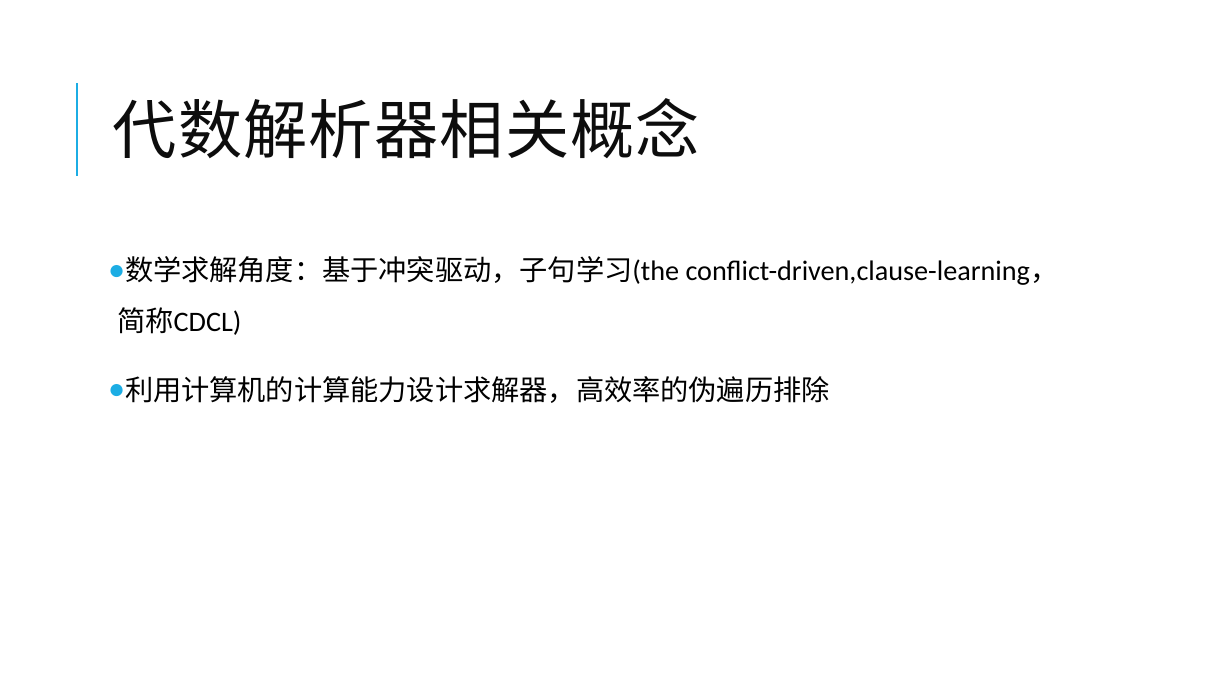
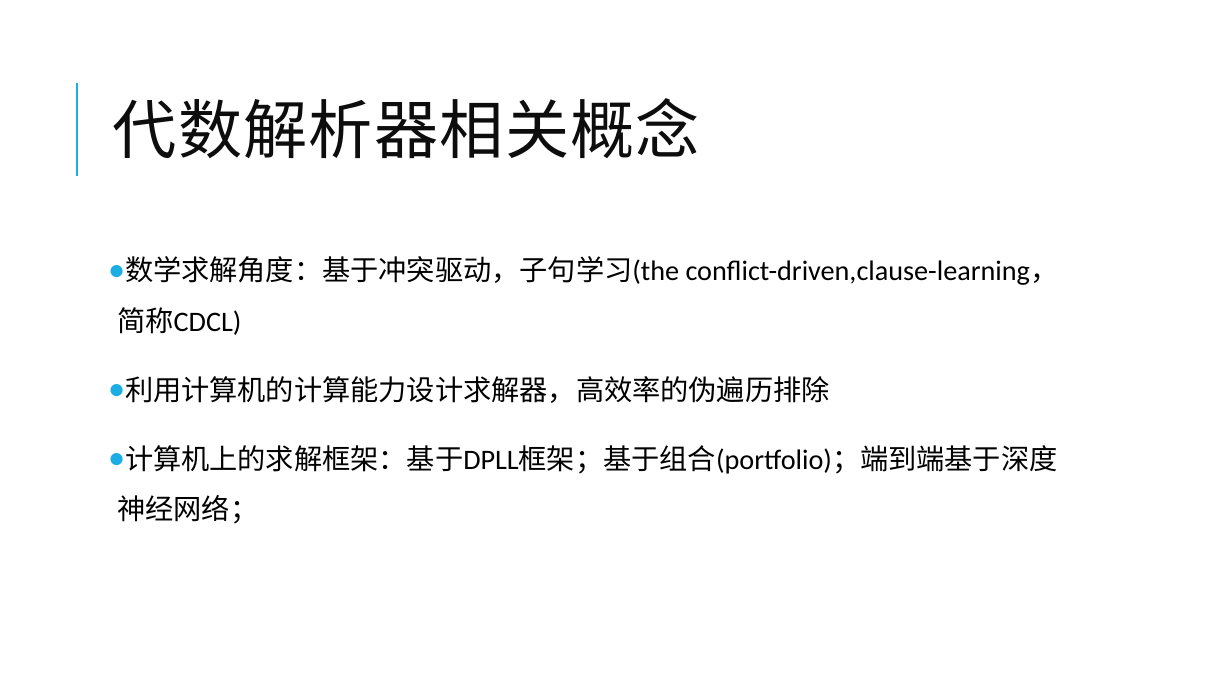
Before and after one commit to yberlin/hello-world, a slide deck: slide 9 of 数电/代数解析器与其密码学领域的应用.pptx. Drawn at 1232x693 pixels with LibreOffice and Linux fonts; fonts in the diff are those of the drawing. Boxes give left, top, right and bottom in pixels: in the first picture for what was removed or moved away, otherwise in the second. Text is boxed around its words. In the diff, an @@ line names an element or a change of style, - is before the commit and + after.

```diff
--- a/数电/代数解析器与其密码学领域的应用.pptx
+++ b/数电/代数解析器与其密码学领域的应用.pptx
@@ text at bbox=[117, 445, 1057, 524]: paragraph added @@
+● 计算机上的求解框架：基于DPLL框架；基于组合(portfolio)；端到端基于深度神经网络；
```
Also in this commit, not shown: 6 other slides changed, 14 slides added, 1 slide removed.
